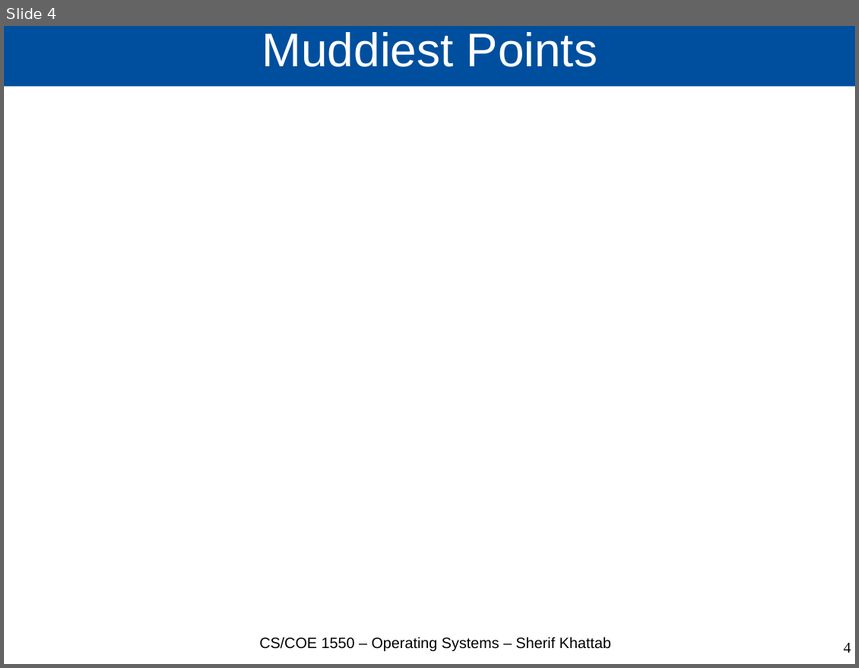
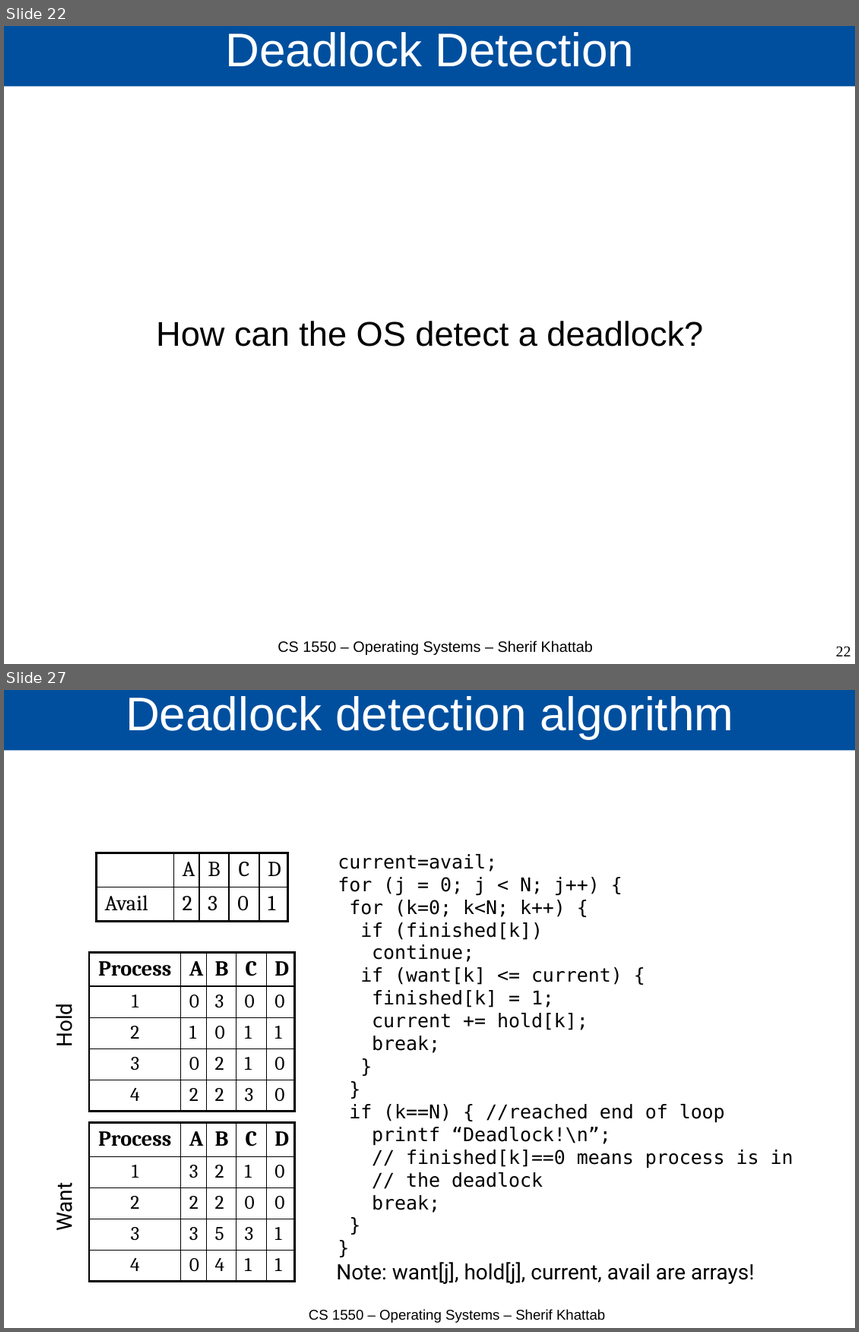
Before and after one commit to cs1550-2244/cs1550-code-handouts, a slide deck: DraftSlides/Lecture8.pptx. Shown one above the other, each under a label of ours: slide 4 before the commit, slides 22 and 27 after it; the slides between them are not shown. The pictures are 859x668 and 859x1332 pixels, drawn with LibreOffice and Linux fonts; fonts in the diff are those of the drawing. Boxes give left, top, right and bottom in pixels: in the first picture for what was removed or moved away, otherwise in the second. Text is boxed around its words. In the diff, an @@ line names an element or a change of style, - is before the commit and + after.

```diff
--- a/DraftSlides/Lecture8.pptx
+++ b/DraftSlides/Lecture8.pptx
@@ slide 27 added at (4, 690, 855, 1328), background #FFFFFF @@
@@ title added at (4, 690, 855, 751), fill #004F9E, 44 pt, text #FFFFFF @@
+Deadlock detection algorithm
@@ table added at (96, 853, 287, 922), 2 rows, 5 columns @@
+ | A | B | C | D
+Avail | 2 | 3 | 0 | 1
@@ text added at (338, 854, 794, 1213), 17.6 pt, text #000000 @@
+current=avail;
+for (j = 0; j < N; j++) {
+for (k=0; k<N; k++) {
+if (finished[k])
+continue;
+if (want[k] <= current) {
+finished[k] = 1;
+current += hold[k];
+break;
+}
+}
+if (k==N) { //reached end of loop
+printf “Deadlock!\n”;
+// finished[k]==0 means process is in
+// the deadlock
+break;
+}
+}
@@ table added at (89, 953, 294, 1113), 5 rows, 5 columns @@
+Process | A | B | C | D
+1 | 0 | 3 | 0 | 0
+2 | 1 | 0 | 1 | 1
+3 | 0 | 2 | 1 | 0
+4 | 2 | 2 | 3 | 0
@@ text added at (50, 1007, 78, 1046), 19.8 pt, text #000000 @@
+Hold
@@ table added at (89, 1122, 294, 1284), 5 rows, 5 columns @@
+Process | A | B | C | D
+1 | 3 | 2 | 1 | 0
+2 | 2 | 2 | 0 | 0
+3 | 3 | 5 | 3 | 1
+4 | 0 | 4 | 1 | 1
@@ text added at (50, 1188, 78, 1230), 19.8 pt, text #000000 @@
+Want
@@ text added at (336, 1262, 754, 1284), 19.8 pt, text #000000 @@
+Note: want[j], hold[j], current, avail are arrays!
@@ text added at (309, 1309, 605, 1323), 13.2 pt, text #000000 @@
+CS 1550 – Operating Systems – Sherif Khattab
@@ page number added at (656, 1307, 851, 1328), 9.9 pt, text #FFFFFF @@
+27
@@ what was slide 4 is now slide 22 @@
@@ slide 22 changed as well @@
@@ title at (225, 32, 634, 67): text changed @@
-Muddiest Points
+Deadlock Detection
@@ text added at (156, 321, 703, 347), 32 pt, text #000000 @@
+How can the OS detect a deadlock?
@@ text at (278, 641, 593, 655): text changed @@
-CS/COE 1550 – Operating Systems – Sherif Khattab
+CS 1550 – Operating Systems – Sherif Khattab
@@ page number at (836, 647, 851, 657): text changed @@
-4
+22
```
Also in this commit, not shown: 13 other slides changed, 11 other slides added, 3 other files.
